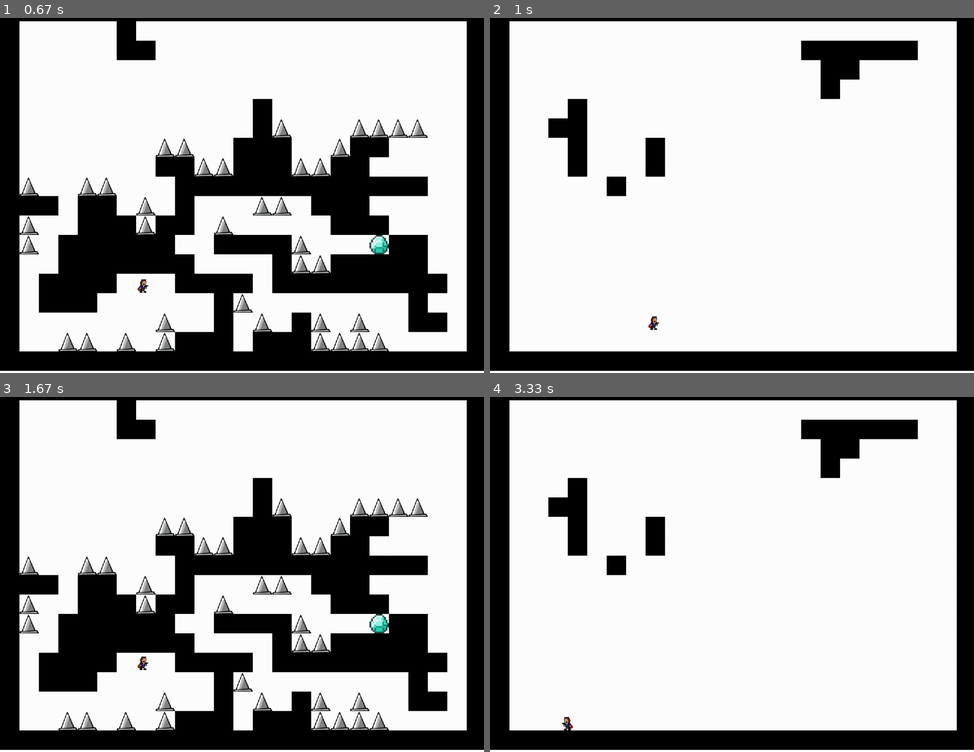
Above: before the commit, frames 1-4 (two rows, left to right).
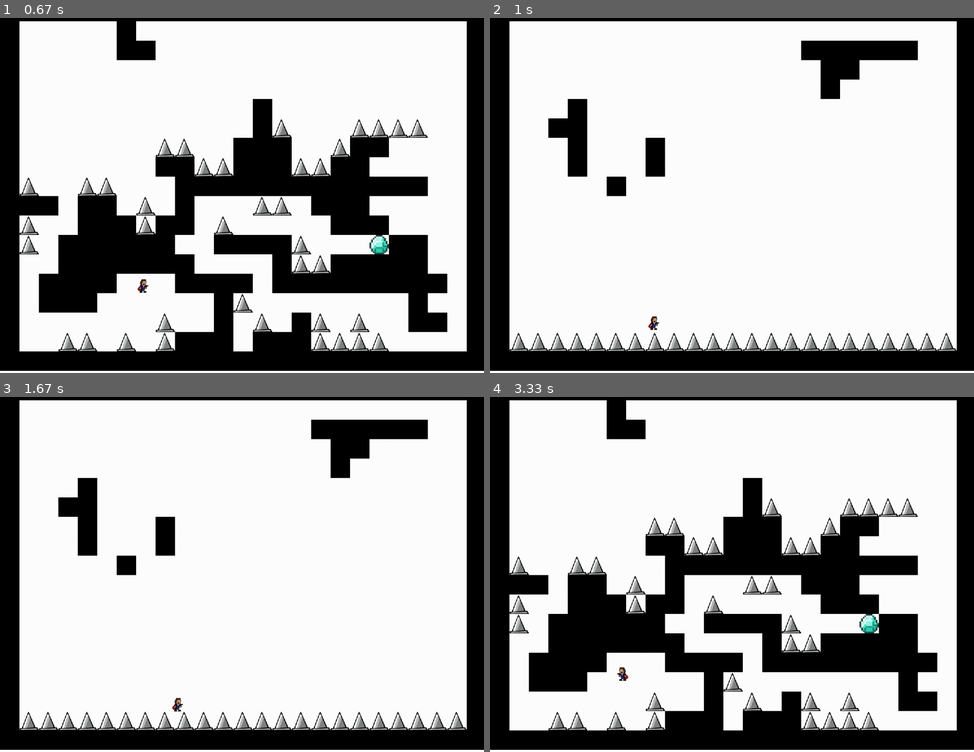
Above: after the commit, the same moments.

Repository: rhit-catapult/pygameproject-dimensionhopper
Game: pygame game, started from project.py
The game is run twice, just before and just after one commit, with the same random seed, the same clock (stepped at 60 frames per second) and the same inputs.
Inputs:
- Up to frame 1 (0.67 s): hold , from 0.33 s (still down); hold D from 0.33 s (still down)
- Up to frame 2 (1 s): release , at 0.8 s; release D at 0.8 s; hold / from 0.83 s (still down); hold D from 0.83 s (still down); tap . at 0.98 s
- Up to frame 3 (1.67 s): release / at 1.3 s; release D at 1.3 s; hold D from 1.33 s (still down); tap / at 1.48 s
- Up to frame 4 (3.33 s): release D at 1.8 s; hold W 1.83-2.13 s; tap , at 1.98 s; hold D 2.17-2.63 s; tap . at 2.32 s; hold A 2.67-3.2 s; tap / at 2.82 s; hold A from 3.23 s (still down)

Frame 1 is identical in both runs. In frame 2, 2.2% of the frame differs, in the area x 4-97%, y 88-94%; in frame 3, 30%, in the area x 4-97%, y 0-94%; in frame 4, 30%.

Commit message:
arthur commit added map 2

Diff:
--- a/project.py
+++ b/project.py
@@ -25,6 +25,10 @@
 def change_background():
     global current_background_index
     current_background_index = (current_background_index + 1) % len(backgrounds)
+
+def reset_to_map1():
+    global current_background_index
+    current_background_index = 0
 
 class Player(pygame.sprite.Sprite):
     def __init__(self, screen, x, y, left_character_file, right_character_file):
@@ -254,7 +258,10 @@
         (18, 'e'), (19, 'd')
     ]
 
+    spikes = [(col, 'r') for col in range(2, 25)]
+
     block_sprites = pygame.sprite.Group()
+    spike_sprites = pygame.sprite.Group()
 
     # Draw blocks
     for col, row in blocks:
@@ -264,7 +271,15 @@
         block.draw()
         block_sprites.add(block)
 
-    return block_sprites
+    # Draw spikes
+    for col, row in spikes:
+        x = (col - 1) * BLOCK_SIZE
+        y = (ord(row) - ord('a')) * BLOCK_SIZE
+        spike = Spike(screen, x, y, "spike1.png")
+        spike.draw()
+        spike_sprites.add(spike)
+
+    return block_sprites, spike_sprites
 
 def create_backgrounds(screen):
     global backgrounds
@@ -276,8 +291,8 @@
 
     background2 = pygame.Surface((WIDTH, HEIGHT))
     background2.fill(WHITE)
-    block_sprites2 = create_map2(background2)
-    backgrounds.append((background2, block_sprites2, None, None))
+    block_sprites2, spike_sprites2 = create_map2(background2)
+    backgrounds.append((background2, block_sprites2, spike_sprites2, None))
 
 def draw_background(screen):
     background, _, _, diamond = backgrounds[current_background_index]
@@ -339,7 +354,7 @@
                         player.dash_left()
                     if event.key == pygame.K_PERIOD:
                         player.dash_right()
-                    if event.key == pygame.K_SLASH:  # Change the background when 'C' is pressed
+                    if event.key == pygame.K_SLASH:  # Change the background when '/' is pressed
                         change_background()
                 if game_won and event.key == pygame.K_SPACE:
                     game_won = False
@@ -358,6 +373,7 @@
             if spike_sprites:
                 for spike in spike_sprites:
                     if player.rect.colliderect(spike.hitbox):
+                        reset_to_map1()
                         player.reset_position()
 
             # Collision with diamond
